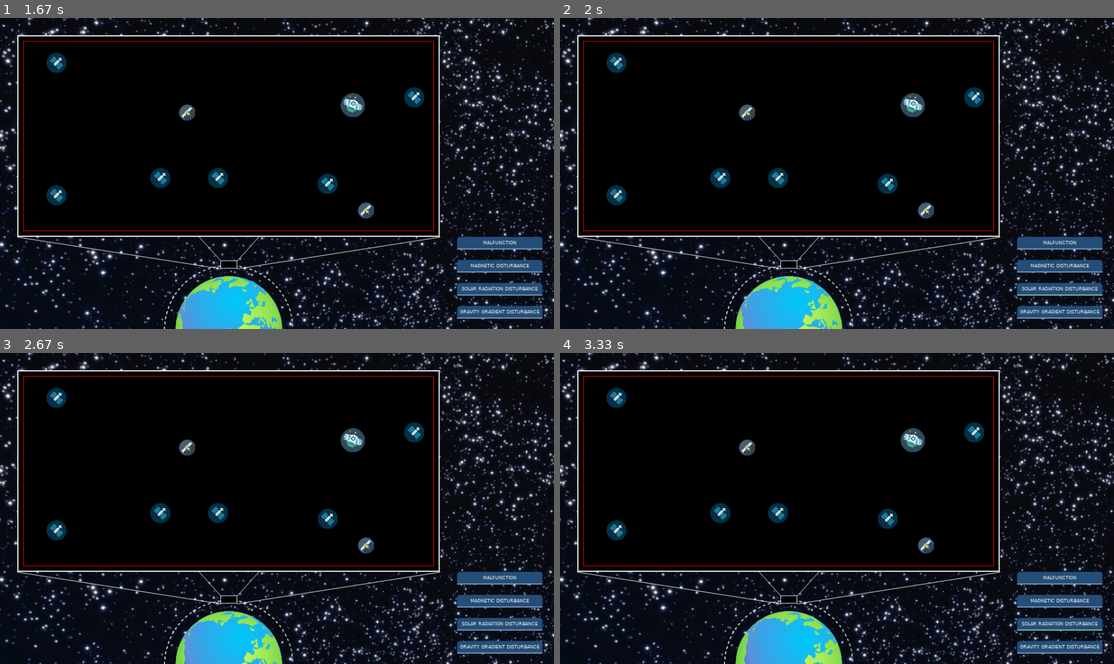
Above: before the commit, frames 1-4 (two rows, left to right).
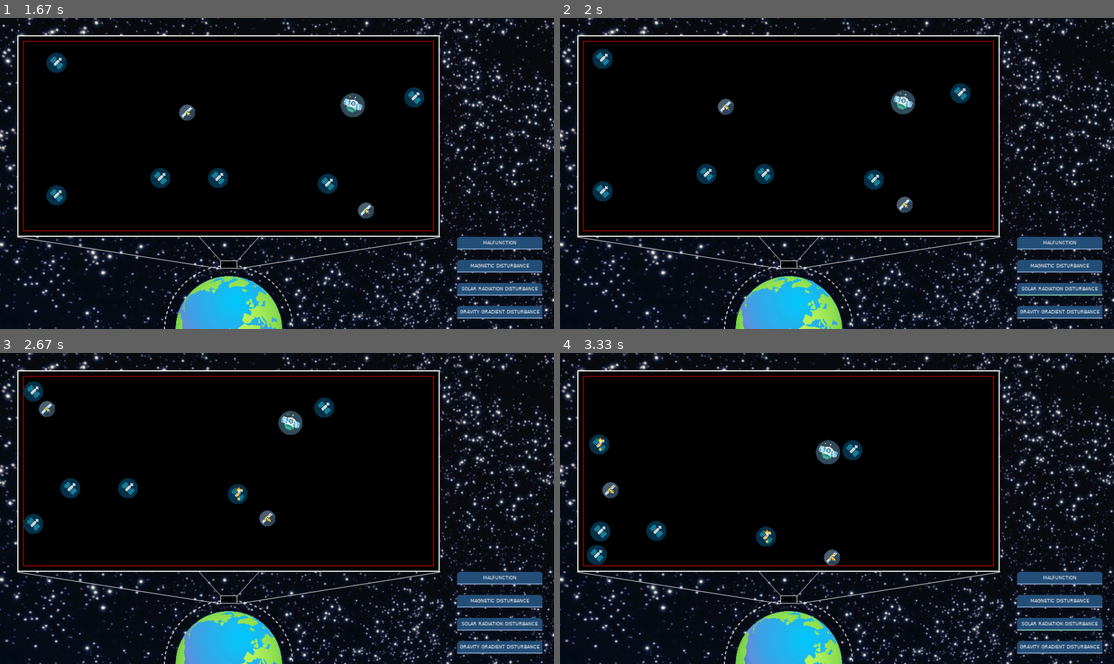
Above: after the commit, the same moments.

Repository: WesselOost/SatelliteSimulation2D
Game: pygame game, started from SatelliteSimulation/main.py
Same seed, same stepped clock (60 frames per second), same inputs: the game is played once before the commit and once after it.
Inputs (mouse positions are in pixels of both pictures, inside the frame that each line leads up to):
- Up to frame 1 (1.67 s): no input
- Up to frame 2 (2 s): click (1041, 282) at 1.88 s
- Up to frame 3 (2.67 s): click (288, 402) at 2.22 s
- Up to frame 4 (3.33 s): click (1047, 626) at 3.05 s

Frame 1 is identical in both runs. In frame 2, 2.8% of the frame differs, in the area x 5-77%, y 9-65%; in frame 3, 3.3%, in the area x 4-77%, y 9-65%; in frame 4, 3.3%.

Commit message:
first draft of other malfunctions

Diff:
--- a/SatelliteSimulation/model/model.py
+++ b/SatelliteSimulation/model/model.py
@@ -142,6 +142,7 @@
             print('damn gravity')
             pass
         elif disturbanceType == "SOLAR RADIATION DISTURBANCE":
+            self.__create_radiation_disturbance()
             print('sun burn')
             pass
         elif disturbanceType == "MAGNETIC DISTURBANCE":
@@ -311,16 +312,26 @@
             pass
 
     def __create_gavity_disturbance(self):
-        gravityDisturbance = Disturbance()
+        gravityDisturbance = Disturbance(120)
         for satellite in self.satellites:
             satellite.malfunction_duration = gravityDisturbance.duration
             print(satellite.malfunction_duration)
             satellite.velocity_x = 0
             satellite.velocity_y = gravityDisturbance.change_gravity(satellite.weight)
 
+    def __create_radiation_disturbance(self):
+        ref = self.border_height // 10 * 1.2
+        radiation = Disturbance(ref**2)
+        for satellite in self.satellites:
+            satellite.malfunction_duration = radiation.duration
+            satellite.velocity_x = radiation.velocity_x * radiation.add_radiation_pressure(
+                satellite.surface)
+            satellite.velocity_y = radiation.velocity_y * radiation.add_radiation_pressure(
+                satellite.surface)
+
 class Disturbance:
 
-    def __init__(self):
+    def __init__(self, reference_value):
         # duration in frames
         self.duration = random.randrange(60, 120, 1)
 
@@ -328,17 +339,23 @@
         self.velocity_x = random.uniform(-1, 1) * random.randint(1, 5)
         self.velocity_y = random.uniform(-1, 1) * random.randint(1, 5)
 
+        self.reference_value = reference_value
 
     def change_gravity(self, mass:int)->float:
         # LAW: F_G = G * (M*m)/r^2, M>m
         # with G, m = const and r~const (because shift is to little)
         # => F_G = const * M
         #TODO check if r is making a big difference
-        ref_mass = 120
-        return self.velocity_y*(ref_mass/mass)
-
-
-
+        return self.velocity_y*(self.reference_value/mass)
+
+    def add_radiation_pressure(self, surface: int) -> float:
+        # Radiation pressure from the sun
+        return (self.reference_value/surface)
+
+    def add_magnetic_disturbance(self, surface: int) -> float:
+        # change in the magnetic force
+        #TODO add extra parameter that is responsible for strength of the magnetic force
+        return self.velocity_y*(self.reference_value/surface)
 
 
 # =========================================================================== #
